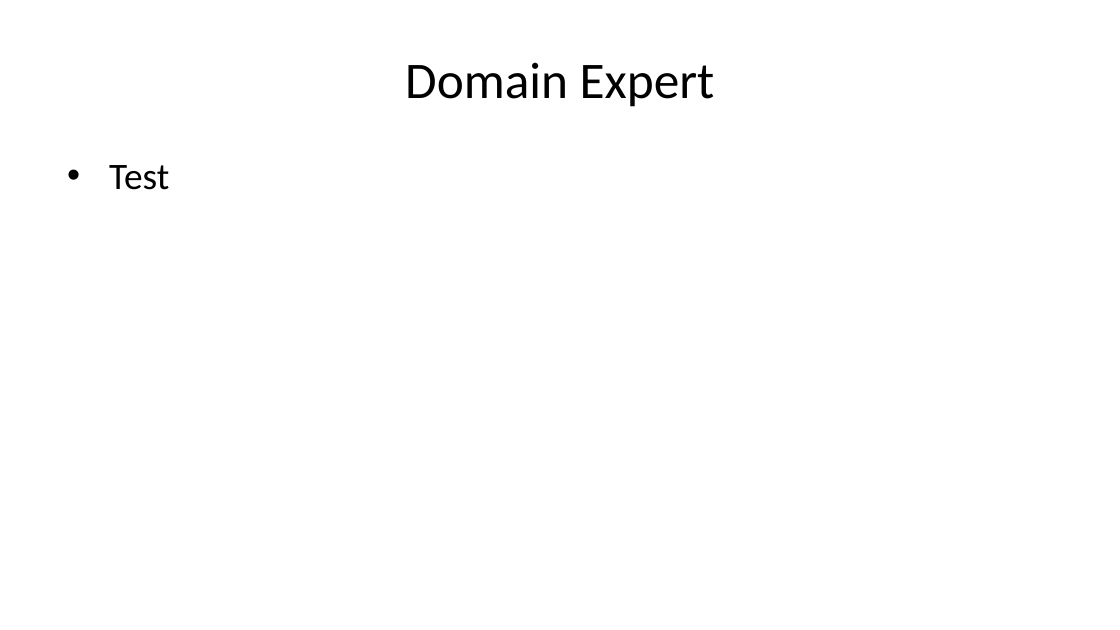
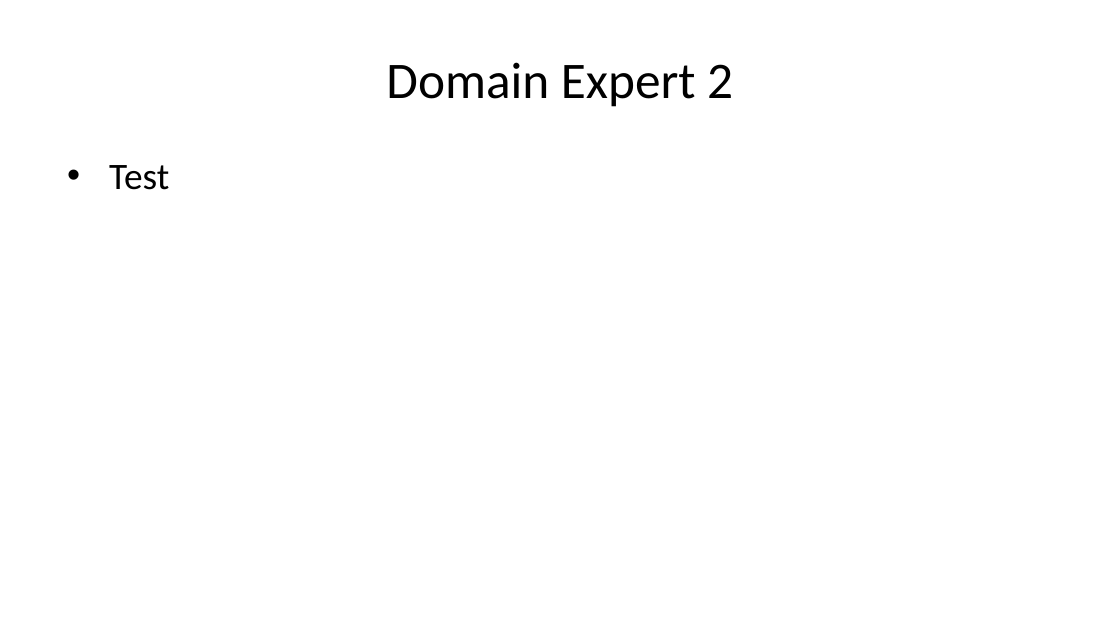
Before and after one commit to deancallahan25/Redwood-Analytics-Portfolio, a slide deck: slide 4 of Project-3/presentation.pptx (slide 3 before the commit). Drawn at 1120x630 pixels with LibreOffice and Linux fonts; fonts in the diff are those of the drawing. Boxes give left, top, right and bottom in pixels: in the first picture for what was removed or moved away, otherwise in the second. Text is boxed around its words. In the diff, an @@ line names an element or a change of style, - is before the commit and + after.

```diff
--- a/Project-3/presentation.pptx
+++ b/Project-3/presentation.pptx
@@ title at bbox=[386, 62, 733, 107]: text changed @@
-Domain Expert
+Domain Expert 2
```
Also in this commit, not shown: 1 other slide changed, 1 slide added, 5 other files.
